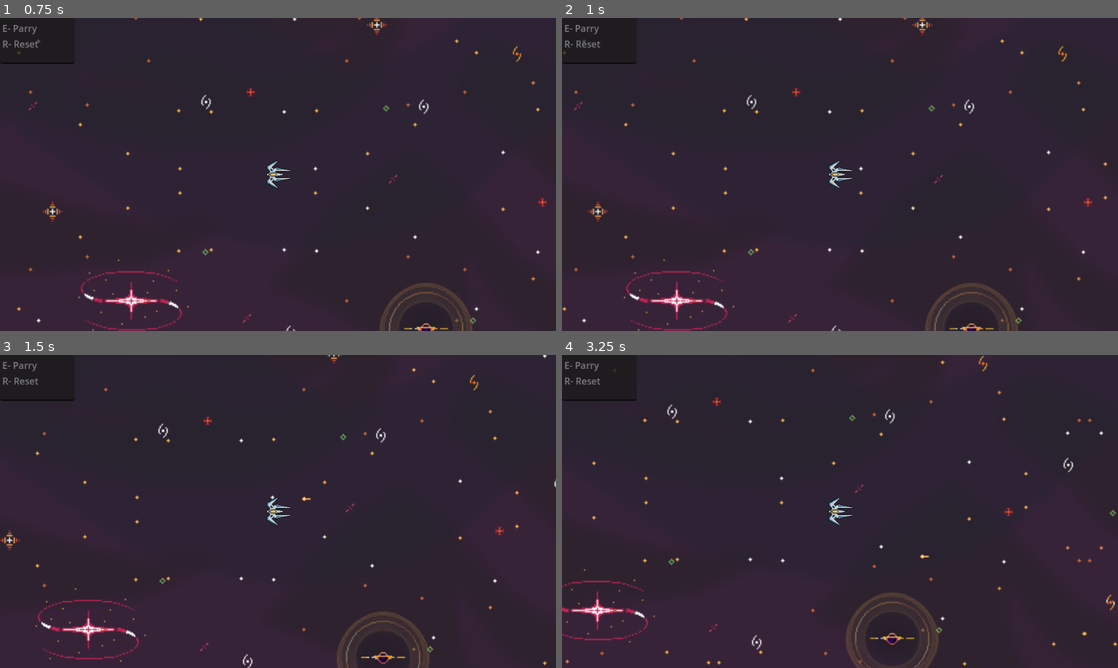
Above: before the commit, frames 1-4 (two rows, left to right).
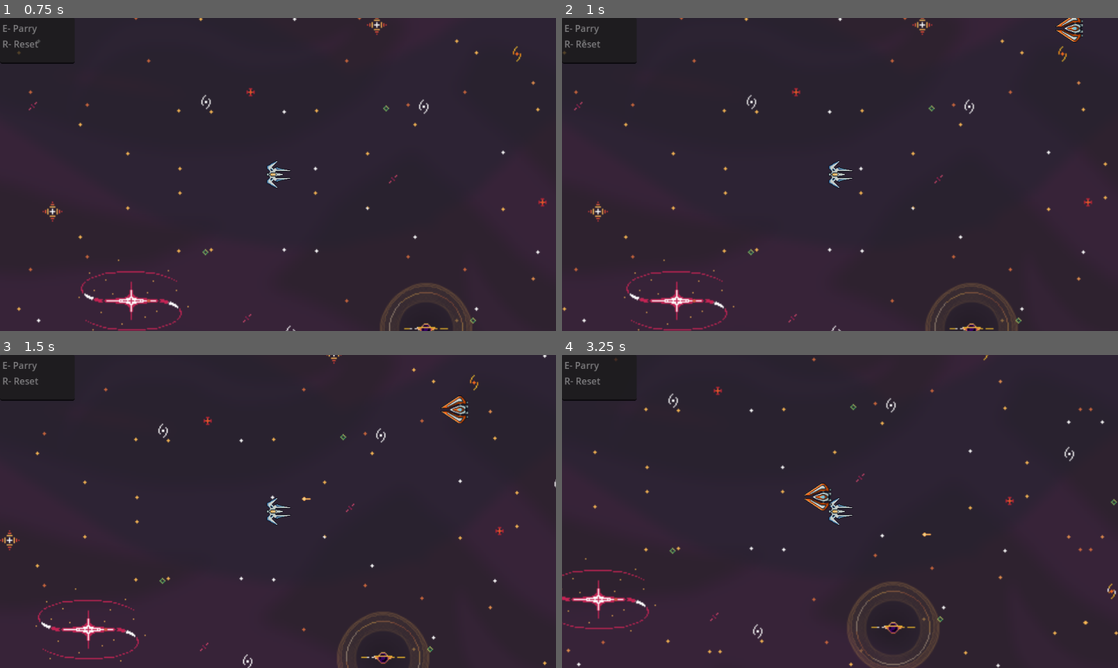
Above: after the commit, the same moments.

Repository: DfindWox/TGD---J2302
Game: Godot game, scene res://Scenes/main.tscn
Same seed, same stepped clock (60 frames per second), same inputs: the game is played once before the commit and once after it.
Inputs:
- Up to frame 1 (0.75 s): tap Enter at 0.5 s; hold Right (ui_right) from 0.53 s (still down); tap E (Parry) at 0.6 s
- Up to frame 2 (1 s): keep holding Right (ui_right)
- Up to frame 3 (1.5 s): release Right (ui_right) at 1.28 s; hold Down (ui_down) from 1.28 s (still down); tap Space (shoot) at 1.35 s
- Up to frame 4 (3.25 s): release Down (ui_down) at 2.03 s; hold Right (ui_right) 2.03-2.78 s; tap E (Parry) at 2.1 s; hold Up (ui_up) from 2.78 s (still down); tap Space (shoot) at 2.85 s

Frame 1 is identical in both runs. In frame 2, 0.2% of the frame differs, in the area x 88-94%, y 0-8%; in frame 3, 0.2%; in frame 4, 3.7%, in the area x 0-100%, y 0-100%.

Commit message:
Criado inimigo com path e adicionado a main

Diff:
--- /dev/null
+++ b/Actors/Enemy.gd
@@ -0,0 +1,46 @@
+extends CharacterBody2D
+## Inimigo que usa [Path2D] para se localizar.
+##
+## Aqui, o inimigo ao ser acionado coloca um [Path2D] na sua posição e movimenta
+## o [PathFollow2D] pra detectar onde é sua próxima posição. Ao terminar o
+## caminho, o inimigo pode andar de novo ou desaparecer. Importante: não esquecer
+## de excluir o [Path2D] ao excluir o personagem, já que eles não são parentes.
+
+@export var speed :float = 210.0 ## Velocidade em pixels.
+@export_file("*.tscn") var path_file ## Caminho que o inimigo vai seguir.
+
+var path : Path2D
+var path_follow : PathFollow2D
+
+
+# Funções virtuais
+func _ready() -> void:
+	# Pra evitar que o inimigo tente acessar o Path2D antes de ele existir
+	set_physics_process(false)
+	_setup() # Em outra função pra não usar await dentro de _ready()
+
+
+func _physics_process(delta):
+	path_follow.progress += speed * delta # PathFollow2D anda dentro do caminho
+	if path_follow.progress_ratio == 1: # Se o caminho tiver terminado
+		path.queue_free()
+		queue_free()
+	# Velocidade vai baseada na distância entre o inimigo e o PathFollow2D
+	velocity = path_follow.global_position - global_position
+	# Necessário normalizar e multiplicar por speed pq move_and_slide vai multiplicar
+	# de novo por delta
+	velocity = velocity.normalized() * speed
+	move_and_slide()
+
+
+# Funções privadas
+func _setup() -> void:
+	# Função pra criar o Path2D e preencher as variáveis relacionadas
+	await get_parent().ready
+	path = load(path_file).instantiate() as Path2D
+	# Path2D como filho do node pai porque senão ele se move junto do inimigo
+	get_parent().add_child(path)
+	path.global_position = global_position
+	path_follow = path.get_node("PathFollow2D")
+	# Agora sim pode ligar o physics_process
+	set_physics_process(true)
--- /dev/null
+++ b/Actors/Enemy.tscn
@@ -0,0 +1,19 @@
+[gd_scene load_steps=4 format=3 uid="uid://dy1odsgouku0t"]
+
+[ext_resource type="Script" path="res://Actors/Enemy.gd" id="1_1dn3n"]
+[ext_resource type="Texture2D" uid="uid://hyrdd0oaoyll" path="res://Assets/Sprites/ship_1.png" id="2_67j5p"]
+
+[sub_resource type="CapsuleShape2D" id="CapsuleShape2D_uty3x"]
+
+[node name="Enemy" type="CharacterBody2D"]
+collision_layer = 2
+collision_mask = 9
+script = ExtResource("1_1dn3n")
+path_file = "res://Actors/enemy_path.tscn"
+
+[node name="Collision" type="CollisionShape2D" parent="."]
+shape = SubResource("CapsuleShape2D_uty3x")
+
+[node name="Sprite2D" type="Sprite2D" parent="."]
+rotation = -1.5708
+texture = ExtResource("2_67j5p")
--- /dev/null
+++ b/Actors/enemy_path.tscn
@@ -0,0 +1,15 @@
+[gd_scene load_steps=2 format=3 uid="uid://dv0cnjnl2u8wd"]
+
+[sub_resource type="Curve2D" id="Curve2D_q2qt5"]
+_data = {
+"points": PackedVector2Array(0, 0, 0, 0, 0, 0, 0, -63.2861, 0, 63.2861, 0, 448, 64.1447, 0, -64.1447, 0, -128, 576, 0, 63.6993, 0, -63.6993, -256, 448, -63.2538, 0, 63.2538, 0, -128, 320, 0.353553, -63.6396, -0.353553, 63.6396, 0, 448, 0, 0, 0, 0, 0, 896)
+}
+point_count = 7
+
+[node name="EnemyPath" type="Path2D"]
+curve = SubResource("Curve2D_q2qt5")
+
+[node name="PathFollow2D" type="PathFollow2D" parent="."]
+rotation = 1.5708
+rotates = false
+loop = false
--- a/Scenes/main.tscn
+++ b/Scenes/main.tscn
@@ -2,15 +2,13 @@
 
 [ext_resource type="Script" path="res://Scenes/main.gd" id="1_v4j20"]
 [ext_resource type="PackedScene" uid="uid://sv26t4bdy5le" path="res://Actors/bg.tscn" id="2_8rc0c"]
-[ext_resource type="PackedScene" uid="uid://bgm5lsyqscoli" path="res://Actors/world_boundary.tscn" id="3_0xe63"]
+[ext_resource type="PackedScene" uid="uid://dy1odsgouku0t" path="res://Actors/Enemy.tscn" id="4_e8l2g"]
 [ext_resource type="PackedScene" uid="uid://c7uh2kt5rldlt" path="res://Actors/player.tscn" id="4_prqjn"]
 
 [node name="Main" type="Node2D"]
 script = ExtResource("1_v4j20")
 
 [node name="BG" parent="." instance=ExtResource("2_8rc0c")]
-
-[node name="WorldBoundary" parent="." instance=ExtResource("3_0xe63")]
 
 [node name="PlayerNew" parent="." instance=ExtResource("4_prqjn")]
 position = Vector2(30, 270)
@@ -33,3 +31,6 @@
 drag_and_drop_selection_enabled = false
 virtual_keyboard_enabled = false
 middle_mouse_paste_enabled = false
+
+[node name="Enemy" parent="." instance=ExtResource("4_e8l2g")]
+position = Vector2(512, -192)
